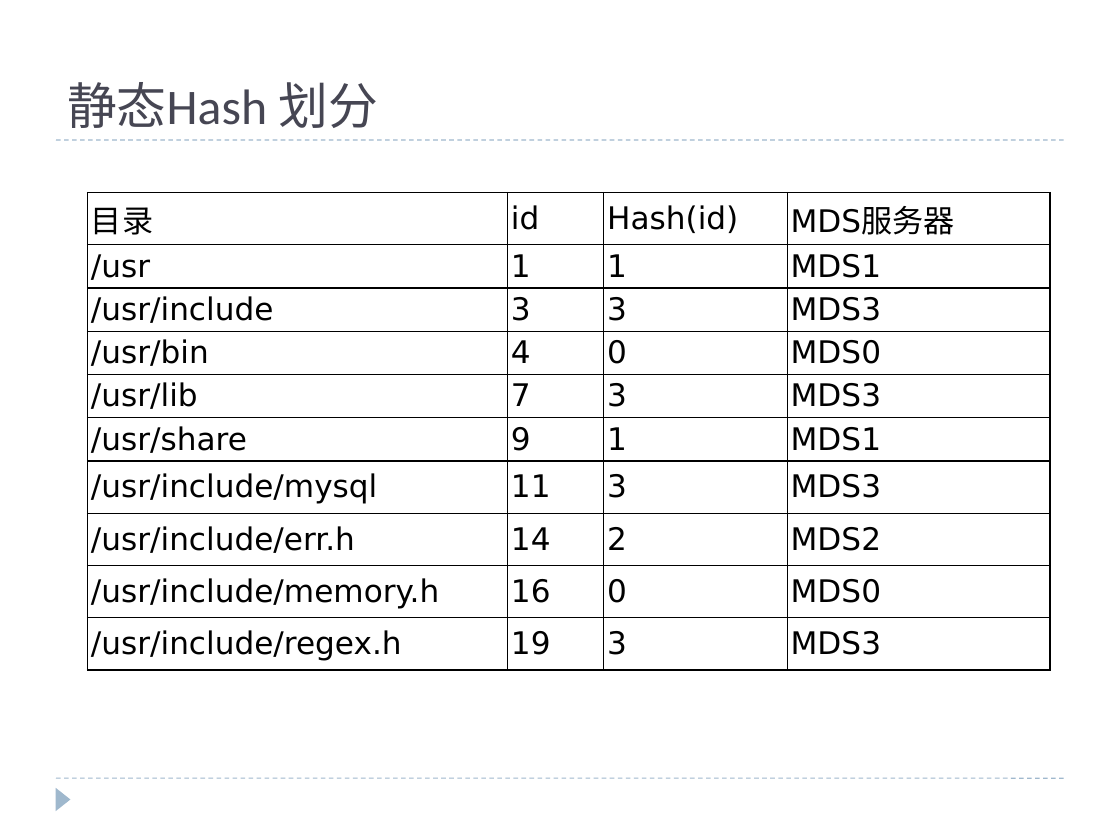
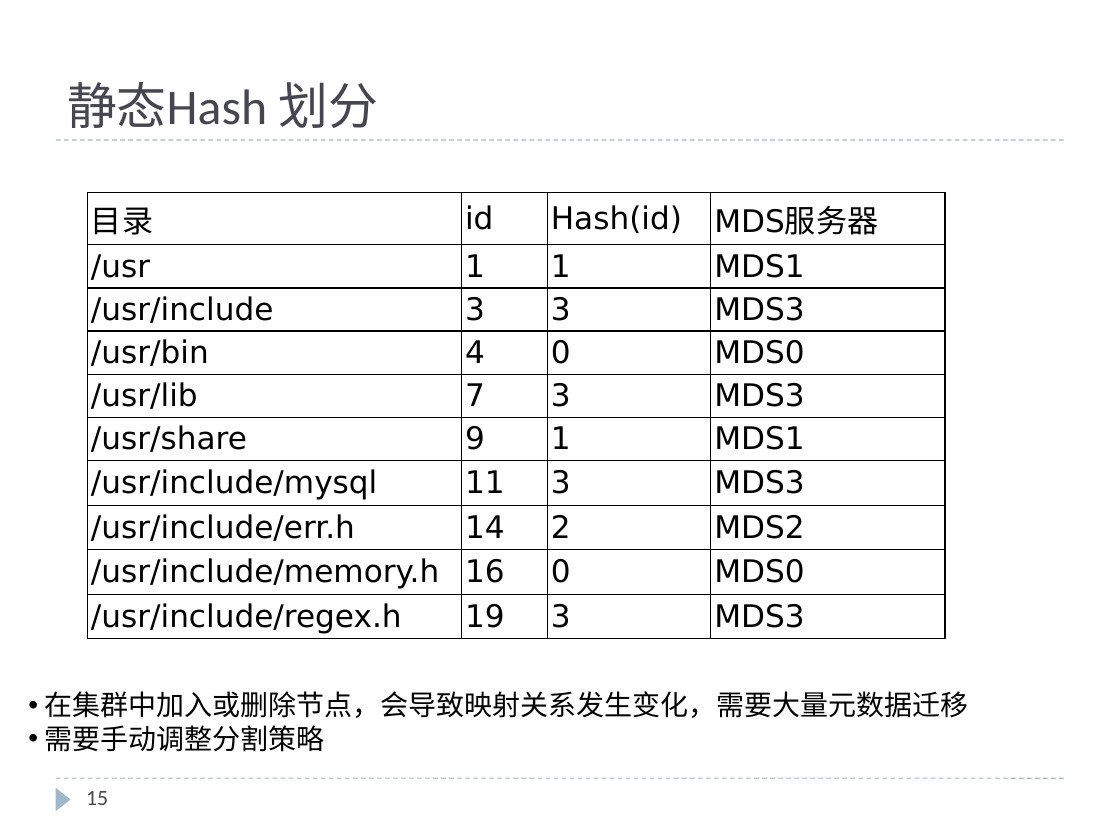
Before and after one commit to cheliequan/idning-paper, a slide deck: slide 15 of draft/MDS集群.pptx (slide 14 before the commit). Drawn at 1120x840 pixels with LibreOffice and Linux fonts; fonts in the diff are those of the drawing. Boxes give left, top, right and bottom in pixels: in the first picture for what was removed or moved away, otherwise in the second. Text is boxed around its words. In the diff, an @@ line names an element or a change of style, - is before the commit and + after.

```diff
--- a/draft/MDS集群.pptx
+++ b/draft/MDS集群.pptx
@@ table: place and size @@
-table at [87,193,1051,675]
+table at [87,193,945,637]
@@ text added at [45,691,969,752], 18 pt, text #000000 @@
+• 在集群中加入或删除节点，会导致映射关系发生变化，需要大量元数据迁移
+• 需要手动调整分割策略
@@ page number added at [86,791,108,805], 14 pt, text #464653 @@
+15
```
Also in this commit, not shown: 18 other slides changed, 1 slide added, 2 other files.
